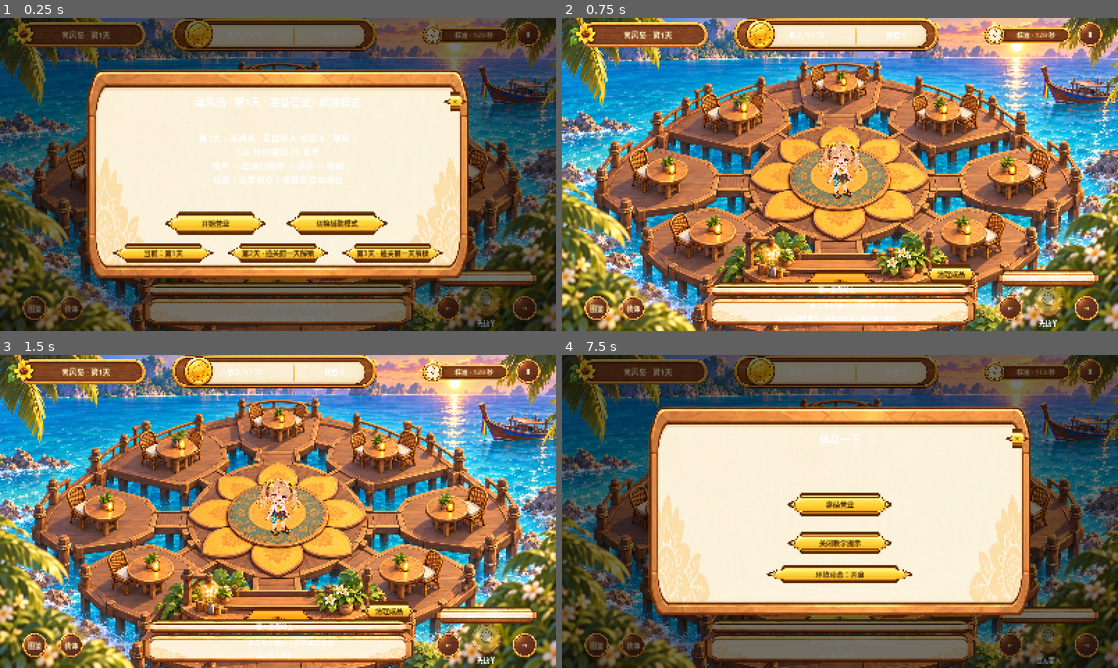
Above: before the commit, frames 1-4 (two rows, left to right).
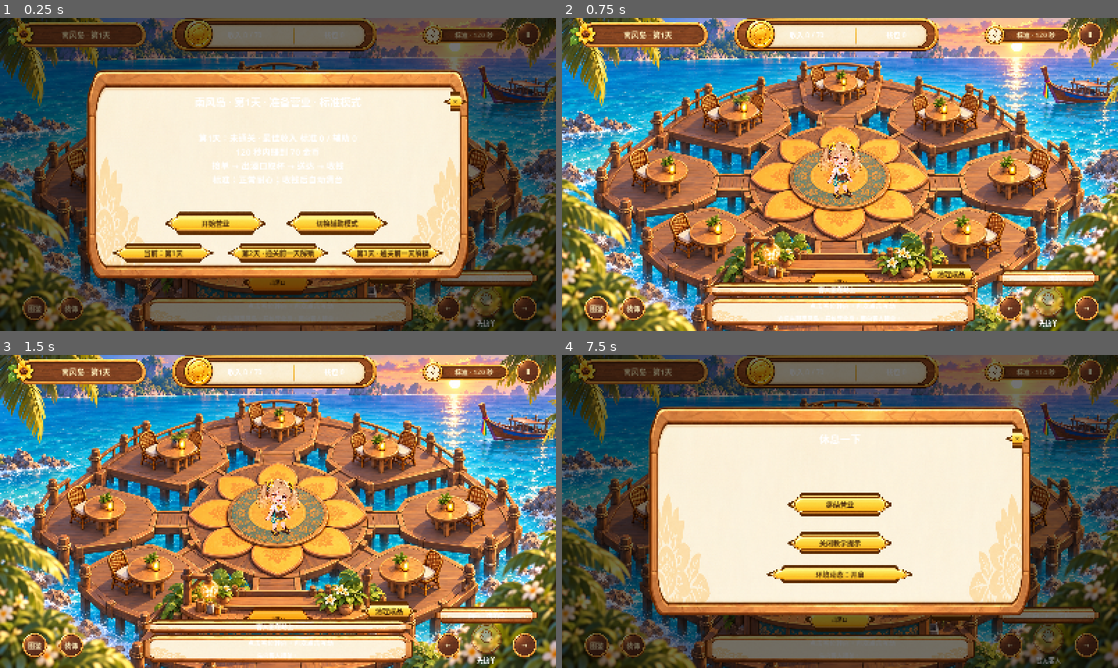
Above: after the commit, the same moments.

Repository: Crambola111/SunflowerTavern
Game: Godot game, scene res://scenes/island.tscn
The game is run twice, just before and just after one commit, with the same random seed, the same clock (stepped at 60 frames per second) and the same inputs.
Inputs (mouse positions are in pixels of both pictures, inside the frame that each line leads up to):
- Up to frame 1 (0.25 s): no input
- Up to frame 2 (0.75 s): click "开始营业" at 0.5 s
- Up to frame 3 (1.5 s): click "出酒口" at 1.25 s
- Up to frame 4 (7.5 s): click (834, 455) at 2.02 s; click (928, 473) at 2.77 s; click (995, 536) at 3.52 s; click (951, 592) at 4.27 s; click (706, 592) at 5.02 s; click (650, 536) at 5.77 s; click (739, 473) at 6.52 s; click "Ⅱ" at 7.25 s

The runs differ from the first frame. In frame 1, 1.7% of the frame differs, in the area x 26-74%, y 84-89%; in frame 2, nothing differs; in frame 3, nothing differs; in frame 4, 1.7%.

Commit message:
feat(g3): safe guidance and held-cup order review

Diff:
--- a/GodotProject/scripts/island.gd
+++ b/GodotProject/scripts/island.gd
@@ -25,6 +25,8 @@
 var status: Label
 var queue_label: Label
 var tutorial_label: Label
+var tutorial_panel: Panel
+var review_order: Button
 var toast: Label
 var selection: Label
 var action: Button
@@ -118,9 +120,10 @@
 	queue_label = label(self, Vector2(837,827), Vector2(650,32), "", 19)
 	held_icon = texture(self, Vector2(455,827), Vector2(38,38), null)
 	status = label(self, Vector2(800,863), Vector2(740,30), "", 17)
-	card(self, Vector2(800,781), Vector2(780,40))
+	tutorial_panel = card(self, Vector2(800,781), Vector2(780,40))
 	tutorial_label = label(self, Vector2(800,781), Vector2(755,36), "", 18)
 	toast = label(self, Vector2(280,140), Vector2(480,70), "", 21)
+	review_order = button(self, Vector2(930,730), Vector2(160,42), "回看订单", review_selected_order)
 	discard = button(self, Vector2(1120,730), Vector2(160,42), "清理成品", confirm_discard)
 	progress = Progress.new()
 	if not progress.error.is_empty():
@@ -273,10 +276,11 @@
 	icons[0].texture = art.drink(model.ready.get("drink", ""))
 	var hint: Dictionary = model.service_hint()
 	tutorial_label.visible = tutorial and not model.ended and modal == null
+	tutorial_panel.visible = tutorial_label.visible
 	tutorial_label.text = hint.text
 	if tutorial and model.served > tutorial_baseline:
 		progress.complete_tutorial()
-		tutorial_label.text = "完成！接单 → 取杯 → 送达 → 收钱。"
+		tutorial_label.text = "完成！收钱后自动清台，新客就能入座。"
 		tutorial_time += dt
 		if tutorial_time >= 3:
 			tutorial = false
@@ -376,6 +380,8 @@
 	else:
 		action.text = "饮用中"
 		actionable = false
+	review_order.visible = not v.is_empty() and v.state == Model.State.WAITING
+	review_order.disabled = not can_input() or (not v.is_empty() and model.mimi_warning(v))
 	action.disabled = not can_input() or not actionable
 	action_caption.text = action.text
 	action.tooltip_text = action.text + " · Space"
@@ -443,6 +449,15 @@
 		tutorial_baseline = model.served
 		tutorial_time = 0
 		close_modal())
+
+func review_selected_order() -> void:
+	if not can_input():
+		return
+	var v: Dictionary = model.at(model.direction)
+	if v.is_empty() or v.state != Model.State.WAITING or model.mimi_warning(v):
+		return
+	v.bubble = 2.5
+	dialogue(v, true)
 
 func dialogue(v: Dictionary, review := false) -> void:
 	open_modal(v.guest.name)
--- a/GodotProject/scripts/tavern_model.gd
+++ b/GodotProject/scripts/tavern_model.gd
@@ -345,7 +345,16 @@
 			if not ready.is_empty() and accepts(v, ready):
 				return {"target": 0, "text": "去出酒口取杯，快给Snowy降温！"}
 	if not hand.is_empty():
-		return {"target": -1, "text": "③ 送达：同款可互送；忘记订单可先清空手持再回看。无需求可主动倒掉。"}
+		var candidates: Array = visitors.filter(func(v): return accepts(v, hand) and not (v.guest.id == "horn" and v.bubble <= 0))
+		candidates.sort_custom(func(a, b): return a.patience < b.patience)
+		if not candidates.is_empty():
+			return {"target": candidates[0].seat, "text": "③ 建议送到 P%d；其他已点同款的客人也能接收。" % candidates[0].seat}
+		# Never test the hidden order's drink when deciding which message to show.
+		if visitors.any(func(v): return v.state == State.WAITING and v.guest.id == "horn" and v.bubble <= 0):
+			return {"target": -1, "text": "③ 有订单已隐藏；面向客人点「回看订单」，杯子保留。"}
+		if not bills.is_empty():
+			return {"target": bills.keys()[0], "text": "④ 可先收钱清台，手持杯会保留；之后继续找同款订单。"}
+		return {"target": -1, "text": "③ 暂无可送订单；可留杯等新客，或点「清理成品」主动倒掉。"}
 	if not bills.is_empty():
 		return {"target": bills.keys()[0], "text": "④ 收钱并自动清台，之后新客才能入座。"}
 	if not ready.is_empty():
